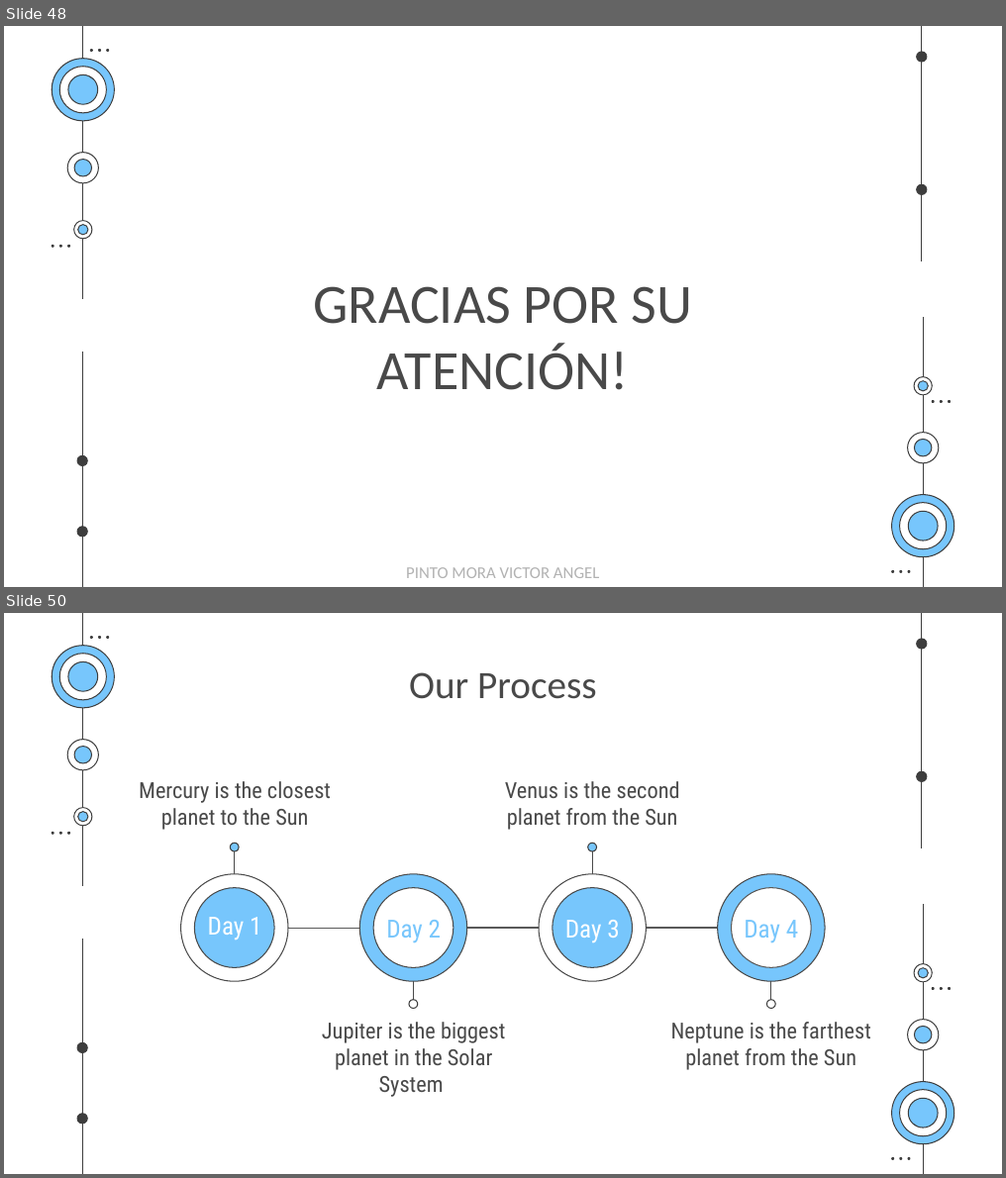
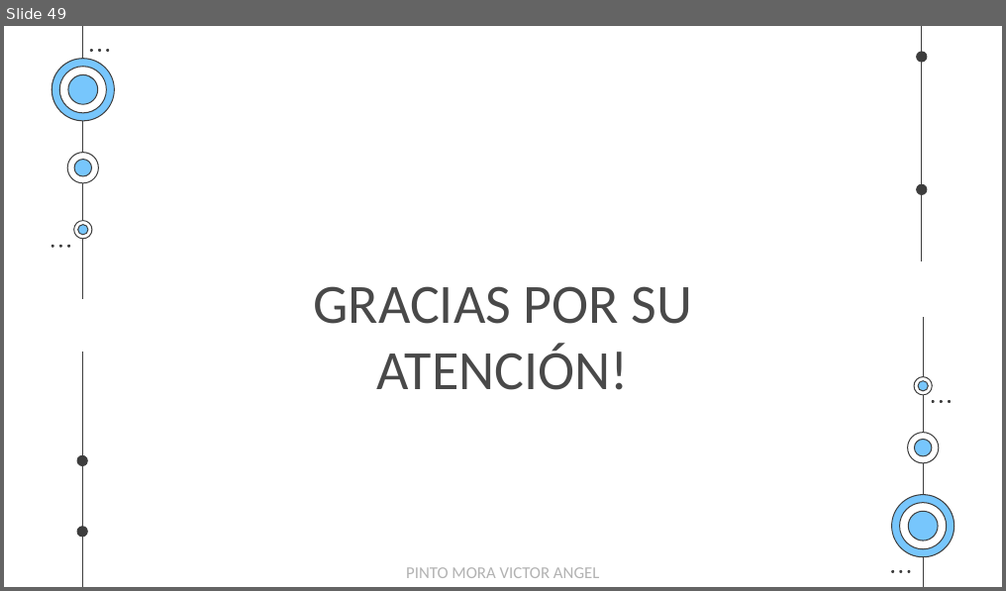
Before and after one commit to EgCooper/Mxt-Technology, a slide deck: Documentacion/Mxt-Technology Presentacion.pptx. Shown one above the other, each under a label of ours: slides 48 and 50 before the commit, slide 49 after it; the slides between them are not shown. The pictures are 1006x1178 and 1006x591 pixels, drawn with LibreOffice and Linux fonts; fonts in the diff are those of the drawing. Boxes give left, top, right and bottom in pixels: in the first picture for what was removed or moved away, otherwise in the second. Text is boxed around its words. In the diff, an @@ line names an element or a change of style, - is before the commit and + after.

```diff
--- a/Documentacion/Mxt-Technology Presentacion.pptx
+++ b/Documentacion/Mxt-Technology Presentacion.pptx
@@ slide 50 removed at [4, 613, 1002, 1174], background #FFFFFF; not listed: 48 template elements that a slide beside it also shows @@
@@ title removed at [409, 672, 597, 699] @@
-Our Process
@@ text removed at [139, 781, 331, 830] @@
-Mercury is the closest planet to the Sun
@@ text removed at [505, 781, 680, 830] @@
-Venus is the second planet from the Sun
@@ text removed at [208, 917, 261, 940] @@
-Day 1
@@ text removed at [386, 920, 441, 944] @@
-Day 2
@@ text removed at [565, 920, 619, 944] @@
-Day 3
@@ text removed at [744, 920, 798, 944] @@
-Day 4
@@ text removed at [322, 1022, 505, 1097] @@
-Jupiter is the biggest planet in the Solar System
@@ text removed at [671, 1022, 871, 1070] @@
-Neptune is the farthest planet from the Sun
@@ group removed at [180, 843, 826, 1009]: 12 ellipses, 7 lines @@
@@ what was slide 48 is now slide 49 @@
```
Also in this commit, not shown: 44 slides changed, 1 slide added, 11 other slides removed, 1 other file.
